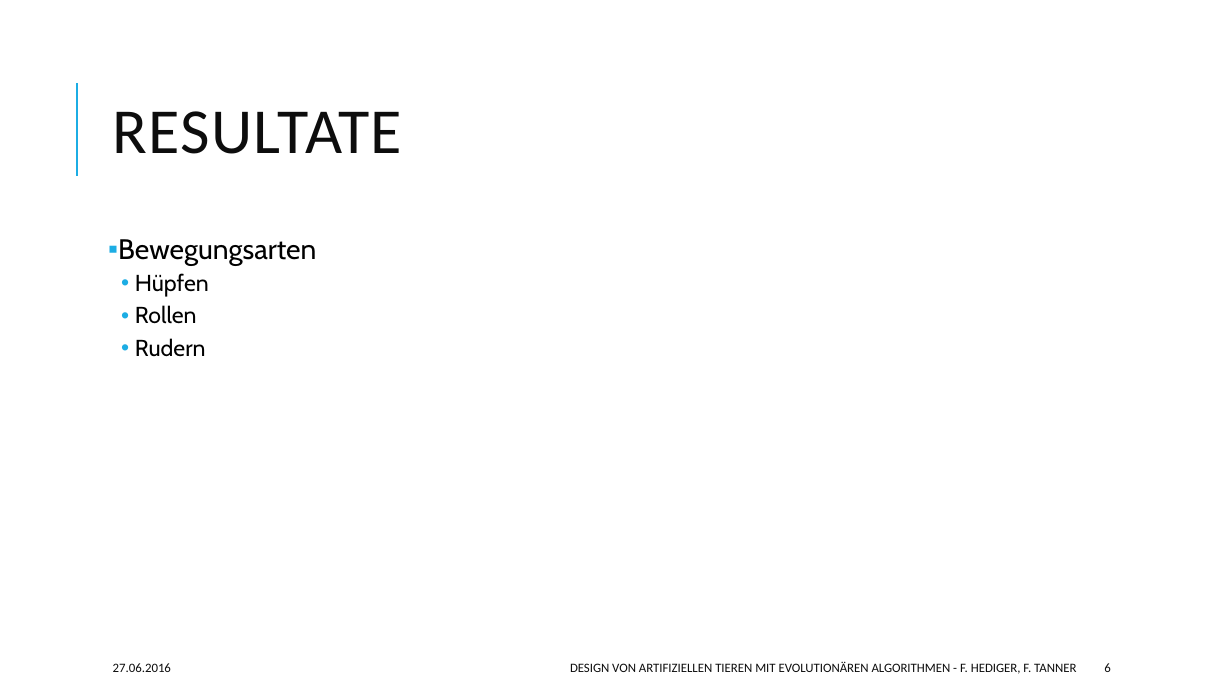
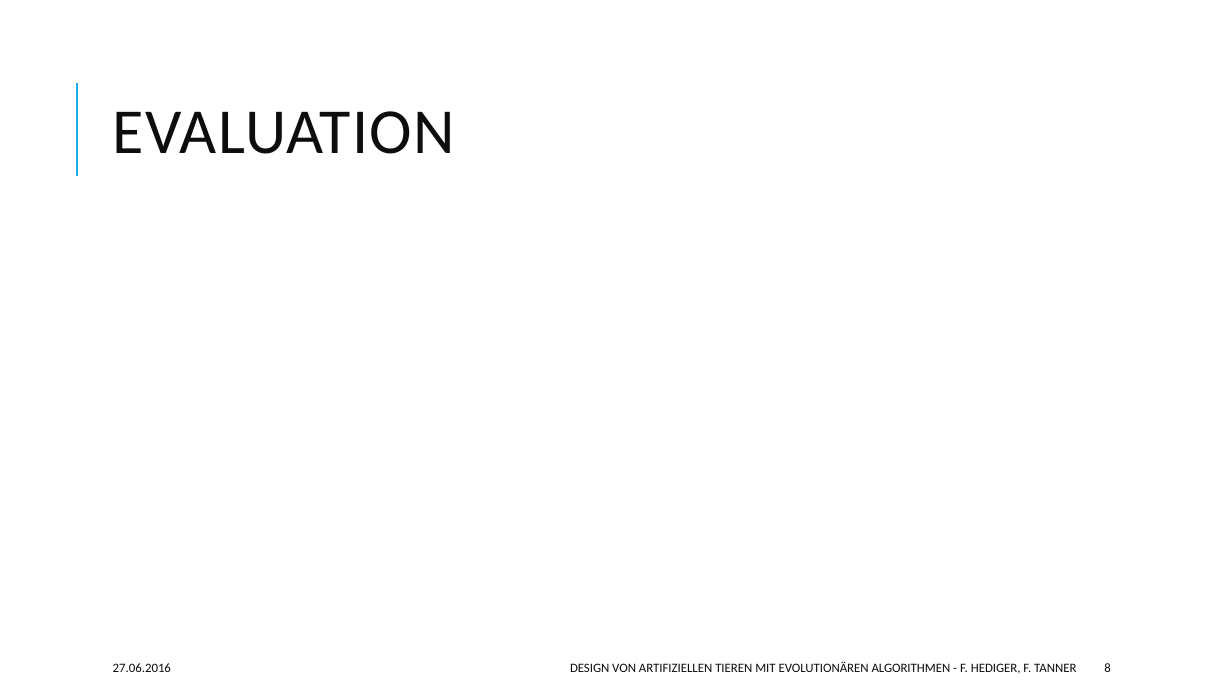
Before and after one commit to hedigerf/evolut, a slide deck: slide 8 of evolutdoc/presentation.pptx (slide 6 before the commit). Drawn at 1232x693 pixels with LibreOffice and Linux fonts; fonts in the diff are those of the drawing. Boxes give left, top, right and bottom in pixels: in the first picture for what was removed or moved away, otherwise in the second. Text is boxed around its words. In the diff, an @@ line names an element or a change of style, - is before the commit and + after.

```diff
--- a/evolutdoc/presentation.pptx
+++ b/evolutdoc/presentation.pptx
@@ title at [113, 111, 455, 154]: text changed @@
-RESULTATE
+EVALUATION
@@ text removed at [118, 239, 316, 357] @@
-▪ Bewegungsarten
-  • Hüpfen
-  • Rollen
-  • Rudern
@@ page number at [1104, 663, 1110, 672]: text changed @@
-6
+8
```
Also in this commit, not shown: 5 other slides changed, 10 slides added.
